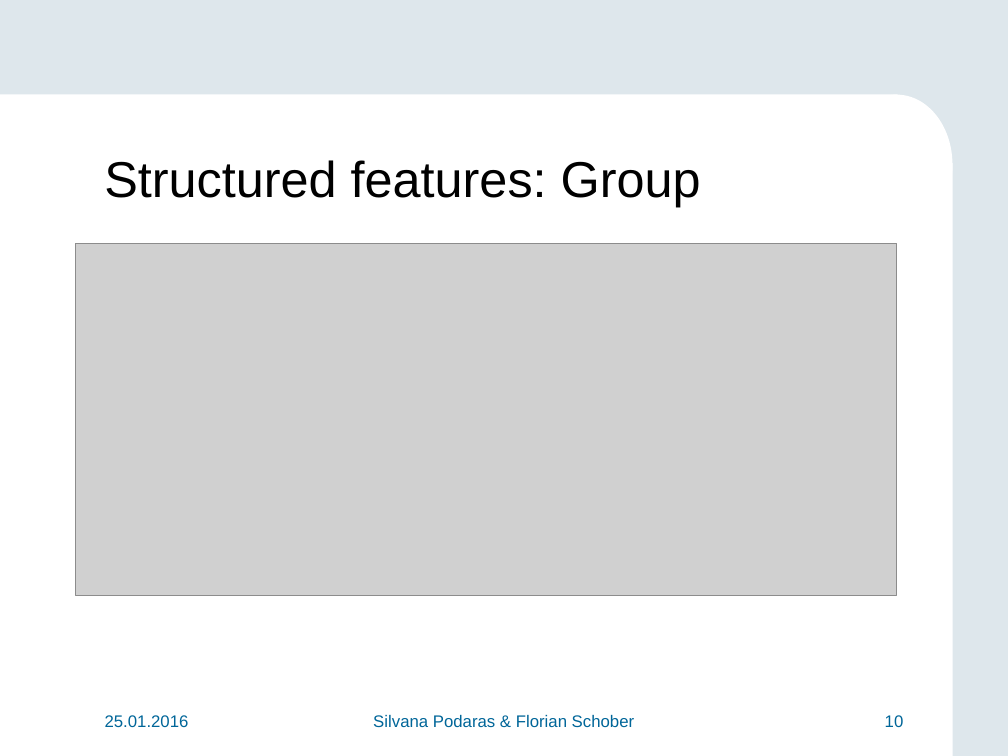
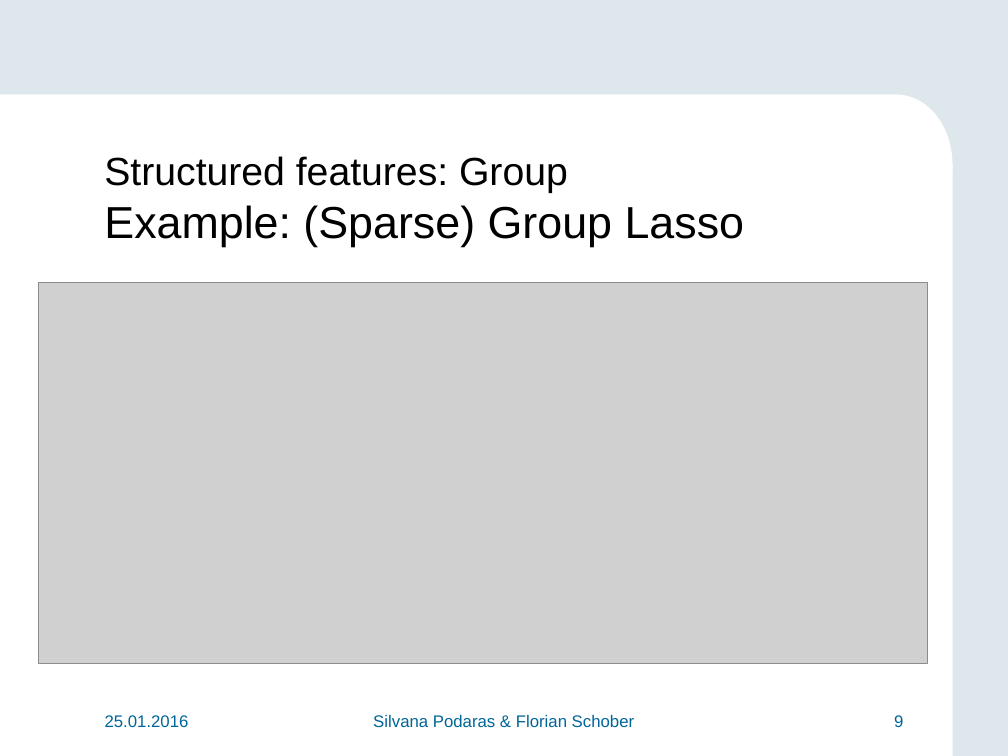
Before and after one commit to teretrus/VisSeminar, a slide deck: slide 9 of presentation/Flo.pptx (slide 10 before the commit). Drawn at 1008x756 pixels with LibreOffice and Linux fonts; fonts in the diff are those of the drawing; grey boxes stand for pictures; background and template pictures are left out. Boxes give left, top, right and bottom in pixels: in the first picture for what was removed or moved away, otherwise in the second. Text is boxed around its words. In the diff, an @@ line names an element or a change of style, - is before the commit and + after.

```diff
--- a/presentation/Flo.pptx
+++ b/presentation/Flo.pptx
@@ title at bbox=[104, 156, 745, 247]: text changed; size 36 to 32 pt @@
-Structured features: Group
+Structured features: Group
+Example: (Sparse) Group Lasso
@@ picture: place and size @@
-picture at bbox=[76, 243, 897, 595]
+picture at bbox=[38, 283, 927, 664]
@@ page number at bbox=[894, 715, 903, 727]: text changed @@
-10
+9
```
Also in this commit, not shown: 3 other slides changed, 1 slide removed.
